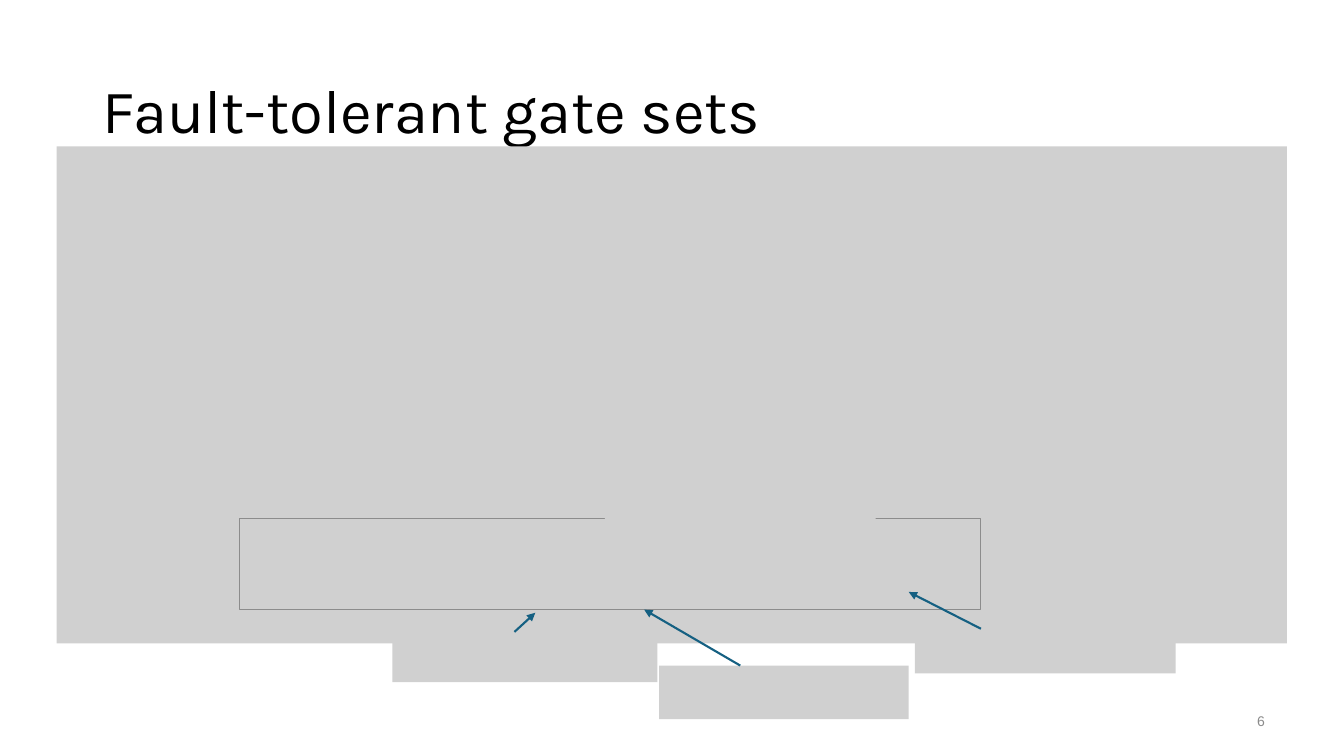
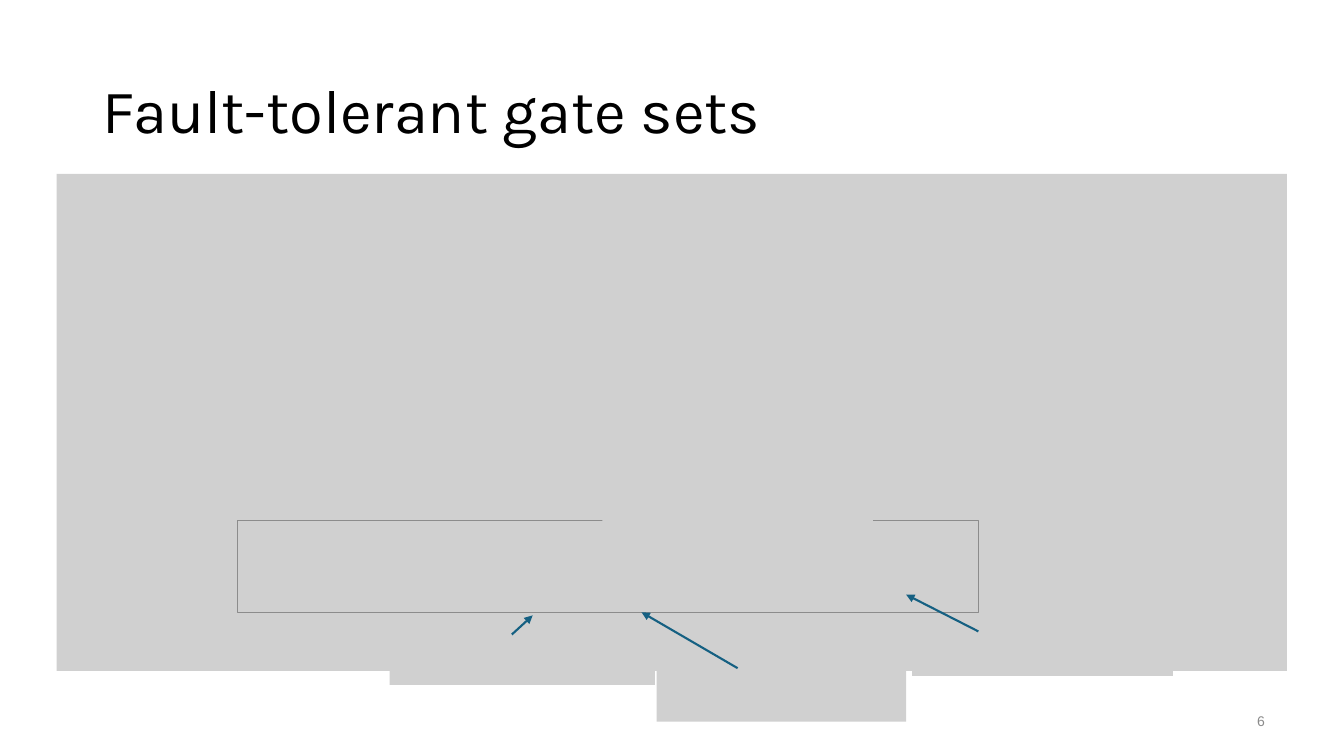
Before and after one commit to BQSKit/bqskit-tutorial, a slide deck: slide 6 of 4_FT_introduction.pptx. Drawn at 1344x756 pixels with LibreOffice and Linux fonts; fonts in the diff are those of the drawing; grey boxes stand for pictures. Boxes give left, top, right and bottom in pixels: in the first picture for what was removed or moved away, otherwise in the second. Text is boxed around its words. In the diff, an @@ line names an element or a change of style, - is before the commit and + after.

```diff
--- a/4_FT_introduction.pptx
+++ b/4_FT_introduction.pptx
@@ picture: place and size @@
-picture at <box>56,146,1287,643</box>
+picture at <box>56,174,1287,671</box>
@@ arrow moved from (981, 629) - (909, 592) to (979, 631) - (906, 595) @@
@@ arrow moved from (514, 632) - (535, 613) to (512, 635) - (533, 616) @@
@@ arrow moved from (740, 665) - (644, 610) to (738, 668) - (641, 612) @@
```
Also in this commit, not shown: 6 other slides changed.
